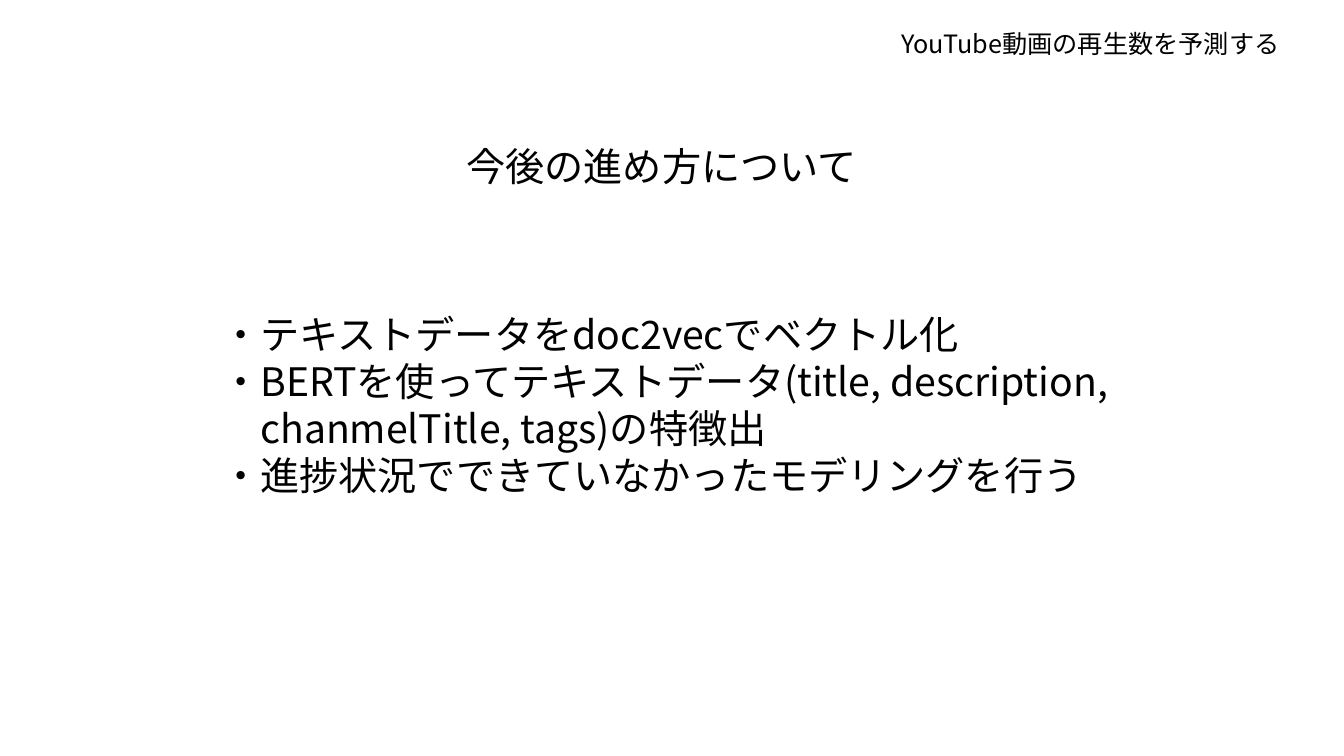
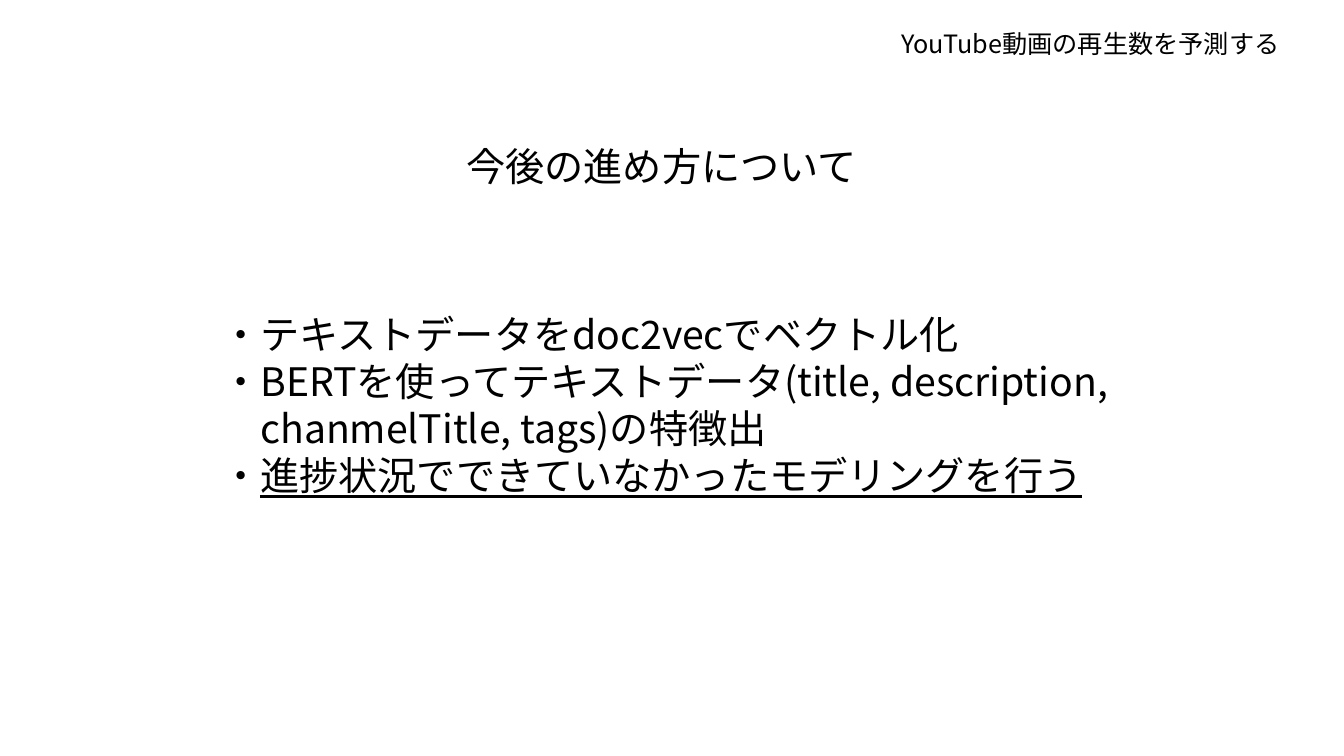
Before and after one commit to tsuru-kazu/research, a slide deck: slide 11 of docs/PD3_interim_report.pptx (slide 8 before the commit). Drawn at 1344x756 pixels with LibreOffice and Linux fonts; fonts in the diff are those of the drawing. Boxes give left, top, right and bottom in pixels: in the first picture for what was removed or moved away, otherwise in the second. Text is boxed around its words. In the diff, an @@ line names an element or a change of style, - is before the commit and + after.

```diff
--- a/docs/PD3_interim_report.pptx
+++ b/docs/PD3_interim_report.pptx
@@ text at box(221, 450, 1082, 498): underline on in "・進捗状況でできていなかったモデリングを行う" @@
```
Also in this commit, not shown: 5 other slides changed, 3 slides added, 3 other files.
